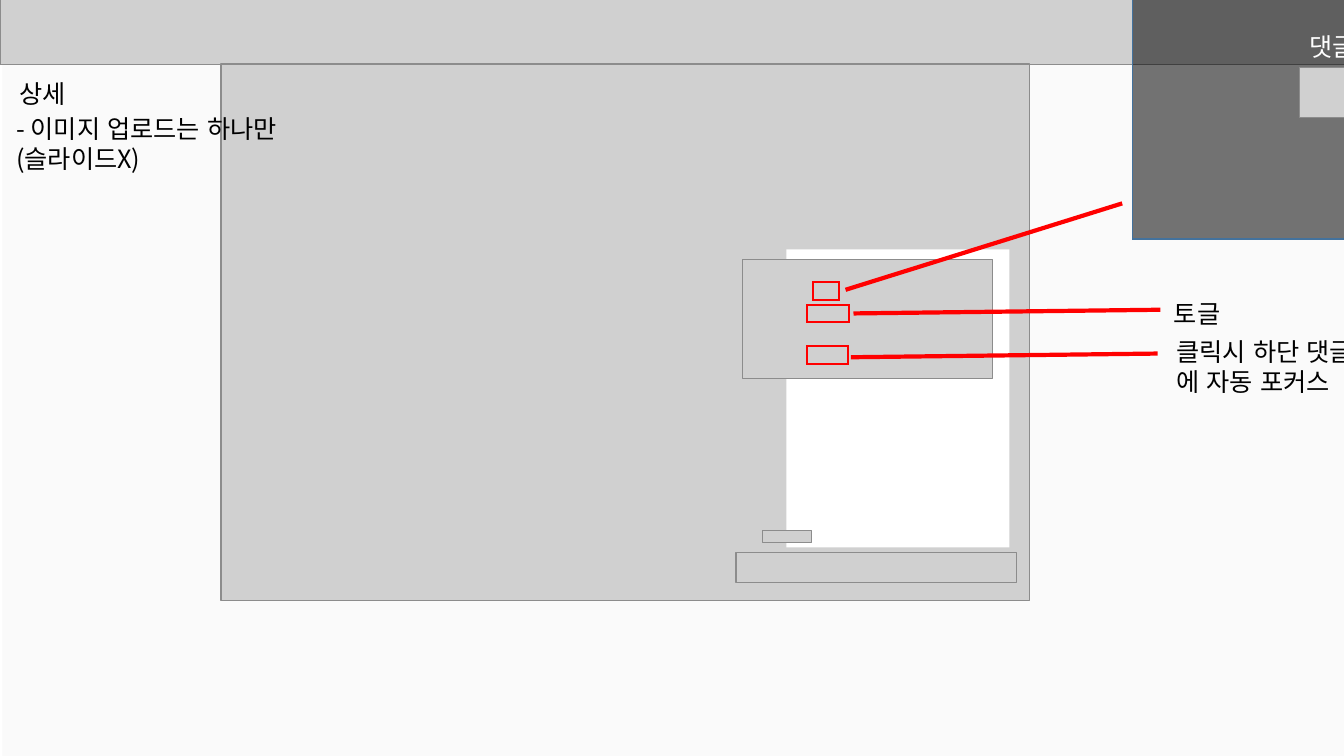
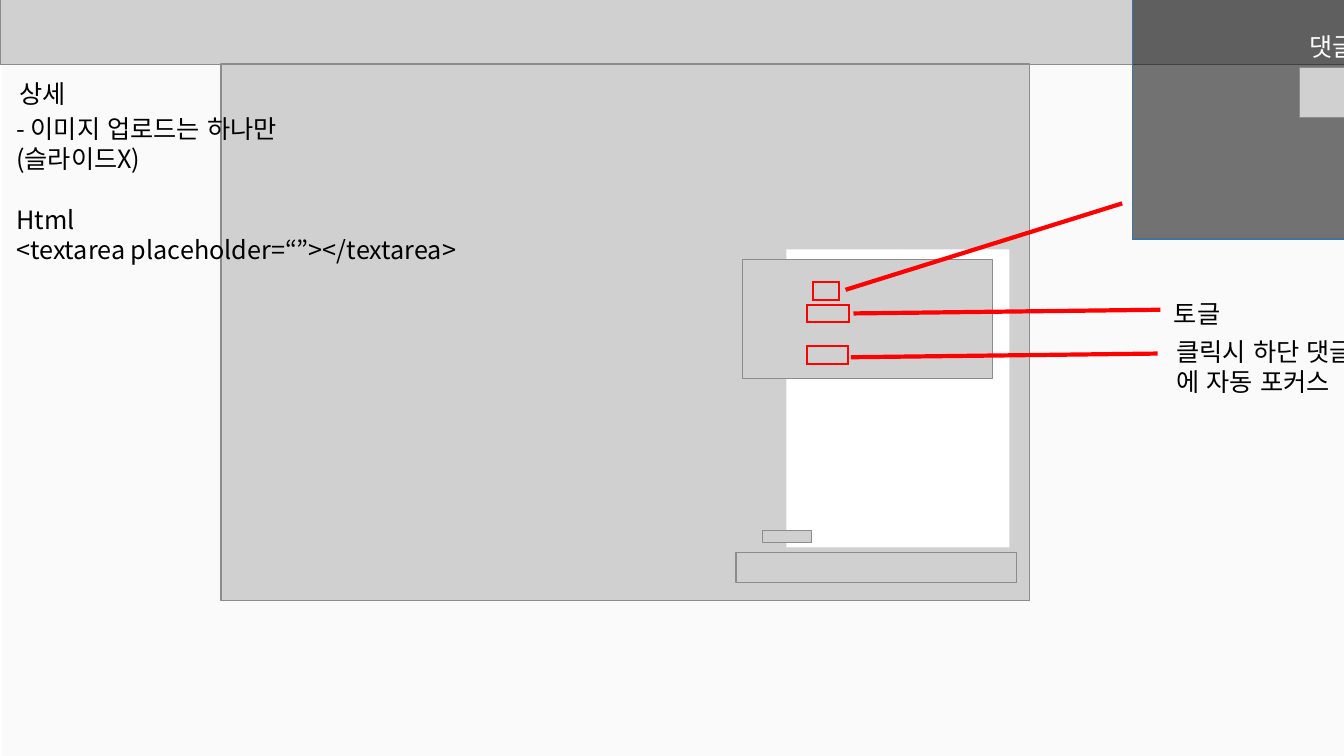
Before and after one commit to sumn-2020/lecture, a slide deck: slide 4 of 화면가이드.pptx. Drawn at 1344x756 pixels with LibreOffice and Linux fonts; fonts in the diff are those of the drawing; grey boxes stand for pictures; background and template pictures are left out. Boxes give left, top, right and bottom in pixels: in the first picture for what was removed or moved away, otherwise in the second. Text is boxed around its words. In the diff, an @@ line names an element or a change of style, - is before the commit and + after.

Commit message:
css html 정리

```diff
--- a/화면가이드.pptx
+++ b/화면가이드.pptx
@@ text at [16,209,456,265]: paragraphs added @@
+Html
+<textarea placeholder=“”></textarea>
```
Also in this commit, not shown: 4 other slides changed.
